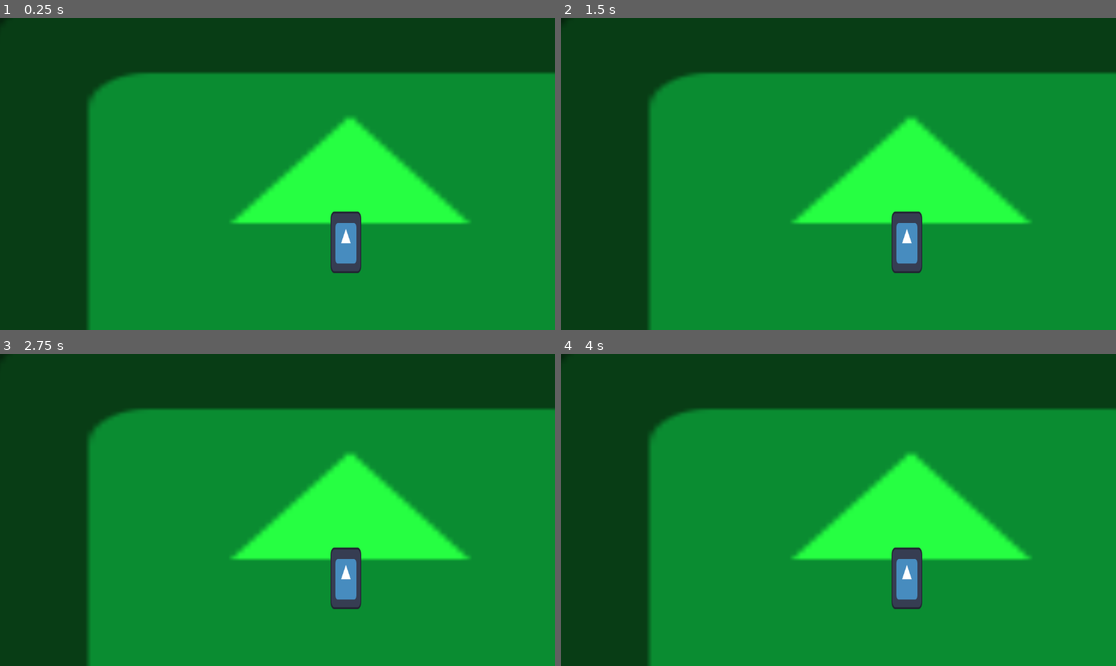
Above: before the commit, frames 1-4 (two rows, left to right).
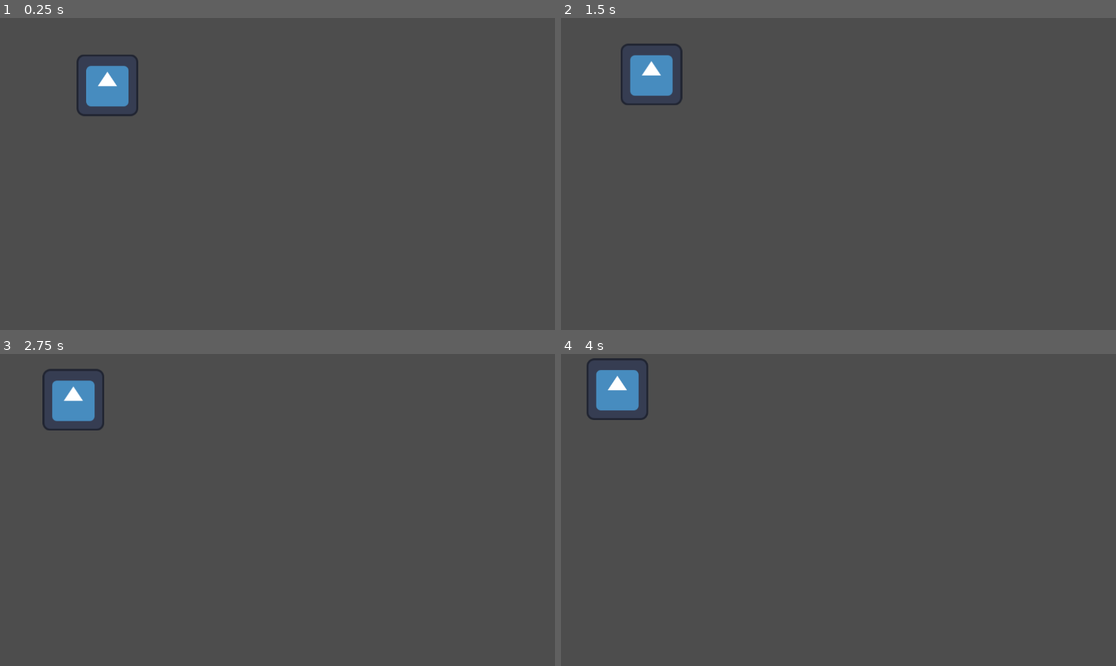
Above: after the commit, the same moments.

Repository: einmar/MalmoGameJam
Game: Godot game, scene res://scenes/sandbox/sasa_sandbox.tscn
The game is run twice, just before and just after one commit, with the same random seed, the same clock (stepped at 60 frames per second) and the same inputs. Before the commit the project starts from res://Scenes/Sandbox/EinarsSandbox.tscn. The engine's default icon, where the game draws it, is replaced by a stand-in: a white triangle on a blue panel in a dark square.
Inputs:
- Up to frame 1 (0.25 s): no input
- Up to frame 2 (1.5 s): no input
- Up to frame 3 (2.75 s): no input
- Up to frame 4 (4 s): no input

The runs differ from the first frame. In frame 1, 100% of the frame differs, in the area x 0-100%, y 0-100%; in frame 2, 100%; in frame 3, 100%; in frame 4, 100%.

Commit message:
avlusade namngivning

Diff:
--- a/Scenes/Enemies/BasicEnemy/BasicEnemy.tscn
+++ /dev/null
@@ -1,8 +0,0 @@
-[gd_scene load_steps=2 format=3 uid="uid://jlm4ay5ndld7"]
-
-[ext_resource type="Texture2D" uid="uid://b4j7t7hof3occ" path="res://icon.svg" id="1_6tdk0"]
-
-[node name="BasicEnemy" type="Node2D"]
-
-[node name="Sprite2D" type="Sprite2D" parent="."]
-texture = ExtResource("1_6tdk0")
--- a/Scenes/Enemies/BasicEnemy/basic_enemy.gd
+++ /dev/null
@@ -1 +0,0 @@
-extends Node2D
--- a/Scenes/Player/Car/car.tscn
+++ b/Scenes/Player/Car/car.tscn
@@ -1,7 +1,7 @@
 [gd_scene load_steps=4 format=3 uid="uid://dkchi0mhninvi"]
 
 [ext_resource type="Texture2D" uid="uid://b4j7t7hof3occ" path="res://icon.svg" id="1_fas2v"]
-[ext_resource type="Script" uid="uid://gfbn5pr2d5se" path="res://Scenes/Player/Car/car.gd" id="1_qjbmi"]
+[ext_resource type="Script" uid="uid://gfbn5pr2d5se" path="res://scenes/player/car/car.gd" id="1_qjbmi"]
 
 [sub_resource type="RectangleShape2D" id="RectangleShape2D_qjbmi"]
 size = Vector2(62, 124)
--- a/Scenes/Sandbox/SasaSandbox.tscn
+++ /dev/null
@@ -1,8 +0,0 @@
-[gd_scene load_steps=2 format=3 uid="uid://dxoe84bmonmqc"]
-
-[ext_resource type="PackedScene" uid="uid://jlm4ay5ndld7" path="res://Scenes/Enemies/BasicEnemy/BasicEnemy.tscn" id="1_0f7ks"]
-
-[node name="SasaSandbox" type="Node2D"]
-
-[node name="BasicEnemy" parent="." instance=ExtResource("1_0f7ks")]
-position = Vector2(230, 144)
--- a/Scenes/Sandbox/fredde_sandbox.tscn
+++ b/Scenes/Sandbox/fredde_sandbox.tscn
@@ -1,6 +1,6 @@
 [gd_scene load_steps=4 format=4 uid="uid://dlhrvqyirupkd"]
 
-[ext_resource type="Texture2D" uid="uid://cllfxmihw18y4" path="res://Art/Spritesheets env/spritesheet_basicground.png" id="1_05ia0"]
+[ext_resource type="Texture2D" uid="uid://cllfxmihw18y4" path="res://art/spritesheets_env/spritesheet_basicground.png" id="1_05ia0"]
 
 [sub_resource type="TileSetAtlasSource" id="TileSetAtlasSource_wuvv4"]
 texture = ExtResource("1_05ia0")
--- a/project.godot
+++ b/project.godot
@@ -11,7 +11,7 @@
 [application]
 
 config/name="MalmoGameJam"
-run/main_scene="uid://cs83vhbet0gog"
+run/main_scene="uid://dxoe84bmonmqc"
 config/features=PackedStringArray("4.4", "Forward Plus")
 config/icon="res://icon.svg"
 
--- /dev/null
+++ b/scenes/enemies/basic_enemy/basic_enemy.gd
@@ -0,0 +1,15 @@
+extends CharacterBody2D
+
+@export var base_speed: int = 20
+
+var target: Vector2 = Vector2.INF
+
+func _ready() -> void:
+	target = Vector2(0, 0)
+
+func _physics_process(delta: float) -> void:
+	if target == Vector2.INF:
+		return
+	var move_direction = (target - position).normalized()
+	velocity = move_direction * base_speed * delta * 100
+	move_and_slide()
--- /dev/null
+++ b/scenes/enemies/basic_enemy/basic_enemy.tscn
@@ -0,0 +1,10 @@
+[gd_scene load_steps=3 format=3 uid="uid://jlm4ay5ndld7"]
+
+[ext_resource type="Texture2D" uid="uid://b4j7t7hof3occ" path="res://icon.svg" id="1_6tdk0"]
+[ext_resource type="Script" uid="uid://cvadl04swgs52" path="res://scenes/enemies/basic_enemy/basic_enemy.gd" id="1_hsin2"]
+
+[node name="basic_enemy" type="CharacterBody2D"]
+script = ExtResource("1_hsin2")
+
+[node name="Sprite2D" type="Sprite2D" parent="."]
+texture = ExtResource("1_6tdk0")
--- a/Scenes/Sandbox/EinarsSandbox.tscn
+++ b/scenes/sandbox/einars_sandbox.tscn
@@ -1,7 +1,7 @@
 [gd_scene load_steps=4 format=3 uid="uid://cs83vhbet0gog"]
 
-[ext_resource type="PackedScene" uid="uid://dkchi0mhninvi" path="res://Scenes/Player/Car/car.tscn" id="1_15bs5"]
-[ext_resource type="Texture2D" uid="uid://b4j7t7hof3occ" path="res://icon.svg" id="1_afvkj"]
+[ext_resource type="Texture2D" uid="uid://b4j7t7hof3occ" path="res://icon.svg" id="1_v7nae"]
+[ext_resource type="PackedScene" uid="uid://dkchi0mhninvi" path="res://scenes/player/car/car.tscn" id="2_csk1o"]
 
 [sub_resource type="CanvasItemMaterial" id="CanvasItemMaterial_8f8w6"]
 
@@ -12,7 +12,7 @@
 material = SubResource("CanvasItemMaterial_8f8w6")
 position = Vector2(727, 411.5)
 scale = Vector2(12.3594, 7.42969)
-texture = ExtResource("1_afvkj")
+texture = ExtResource("1_v7nae")
 
-[node name="Car" parent="." instance=ExtResource("1_15bs5")]
+[node name="Car" parent="." instance=ExtResource("2_csk1o")]
 position = Vector2(718, 466)
--- /dev/null
+++ b/scenes/sandbox/sasa_sandbox.tscn
@@ -0,0 +1,8 @@
+[gd_scene load_steps=2 format=3 uid="uid://dxoe84bmonmqc"]
+
+[ext_resource type="PackedScene" uid="uid://jlm4ay5ndld7" path="res://scenes/enemies/basic_enemy/basic_enemy.tscn" id="1_kl553"]
+
+[node name="SasaSandbox" type="Node2D"]
+
+[node name="BasicEnemy" parent="." instance=ExtResource("1_kl553")]
+position = Vector2(230, 144)
Renamed: Art/Spritesheets env/spritesheet_basicground.png -> art/spritesheets_env/spritesheet_basicground.png
Not shown, changed: art/spritesheets_env/spritesheet_basicground.png.import
Renamed: Scenes/Enemies/BasicEnemy/basic_enemy.gd.uid -> scenes/enemies/basic_enemy/basic_enemy.gd.uid
